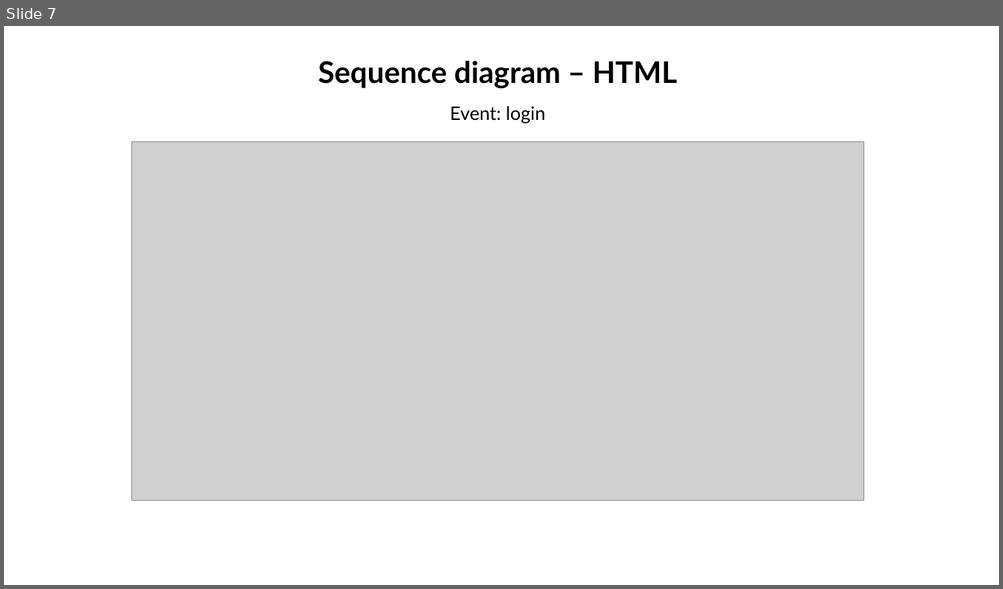
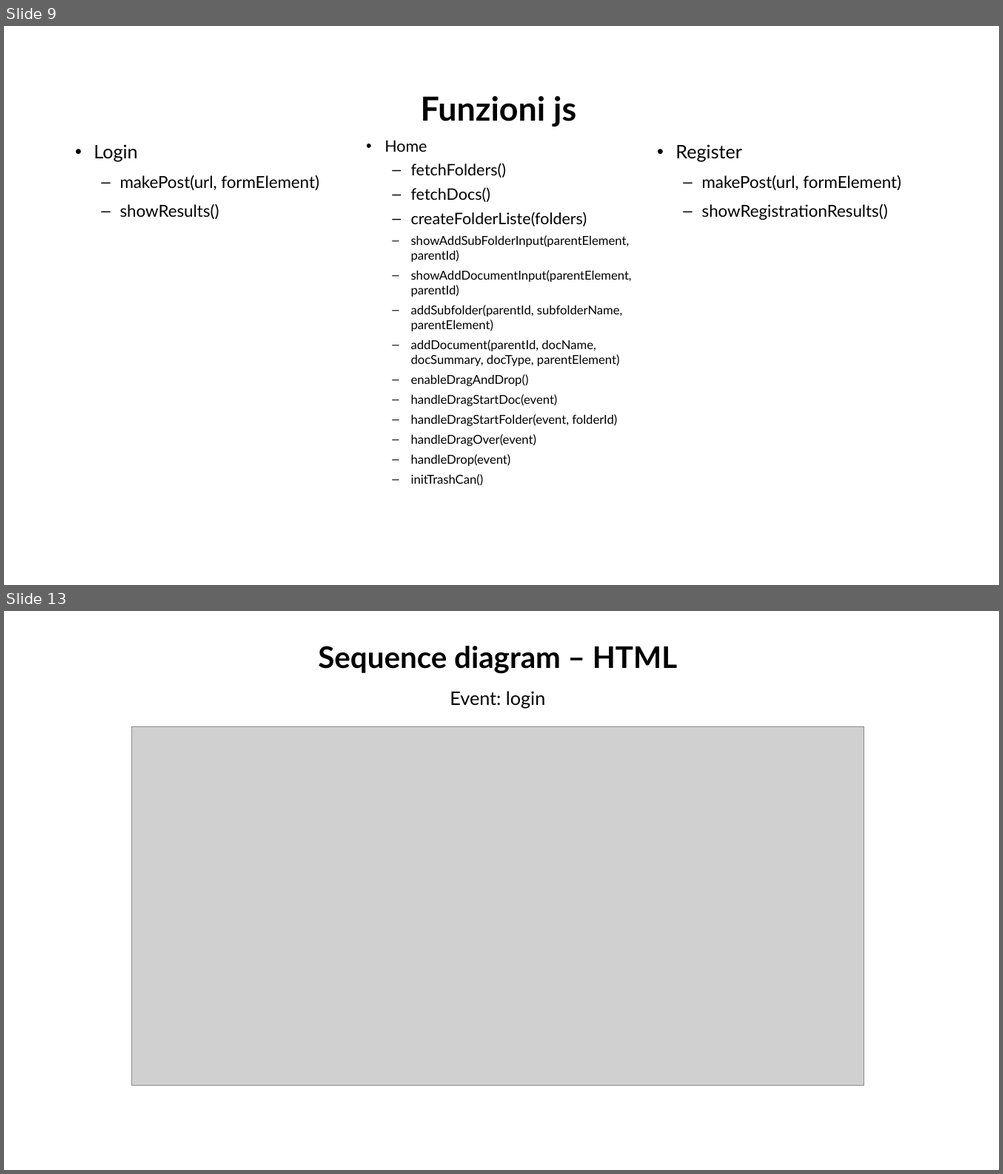
Before and after one commit to MattiaBelfiore/Tiw, a slide deck: Documentazione.pptx. Shown one above the other, each under a label of ours: slide 7 before the commit, slides 9 and 13 after it; the slides between them are not shown. The pictures are 1003x589 and 1003x1174 pixels, drawn with LibreOffice and Linux fonts; fonts in the diff are those of the drawing; grey boxes stand for pictures. Boxes give left, top, right and bottom in pixels: in the first picture for what was removed or moved away, otherwise in the second. Text is boxed around its words. In the diff, an @@ line names an element or a change of style, - is before the commit and + after.

Commit message:
documentation update

```diff
--- a/Documentazione.pptx
+++ b/Documentazione.pptx
@@ slide 9 added at <box>4,26,999,585</box>, background #FFFFFF @@
@@ title added at <box>421,96,576,127</box>, 32 pt, text #000000, bold @@
+Funzioni js
@@ text added at <box>94,144,319,219</box>, 16 pt, text #000000 @@
+• Login
+  – makePost(url, formElement)
+  – showResults()
@@ text added at <box>384,140,632,486</box>, 11.9 pt, text #000000 @@
+• Home
+  – fetchFolders()
+  – fetchDocs()
+  – createFolderListe(folders)
+  – showAddSubFolderInput(parentElement, parentId)
+  – showAddDocumentInput(parentElement, parentId)
+  – addSubfolder(parentId, subfolderName, parentElement)
+  – addDocument(parentId, docName, docSummary, docType, parentElement)
+  – enableDragAndDrop()
+  – handleDragStartDoc(event)
+  – handleDragStartFolder(event, folderId)
+  – handleDragOver(event)
+  – handleDrop(event)
+  – initTrashCan()
@@ text added at <box>675,144,901,220</box>, 16 pt, text #000000 @@
+• Register
+  – makePost(url, formElement)
+  – showRegistrationResults()
@@ what was slide 7 is now slide 13 @@
```
Also in this commit, not shown: 2 slides changed, 7 other slides added, 1 slide removed, 4 other files.
